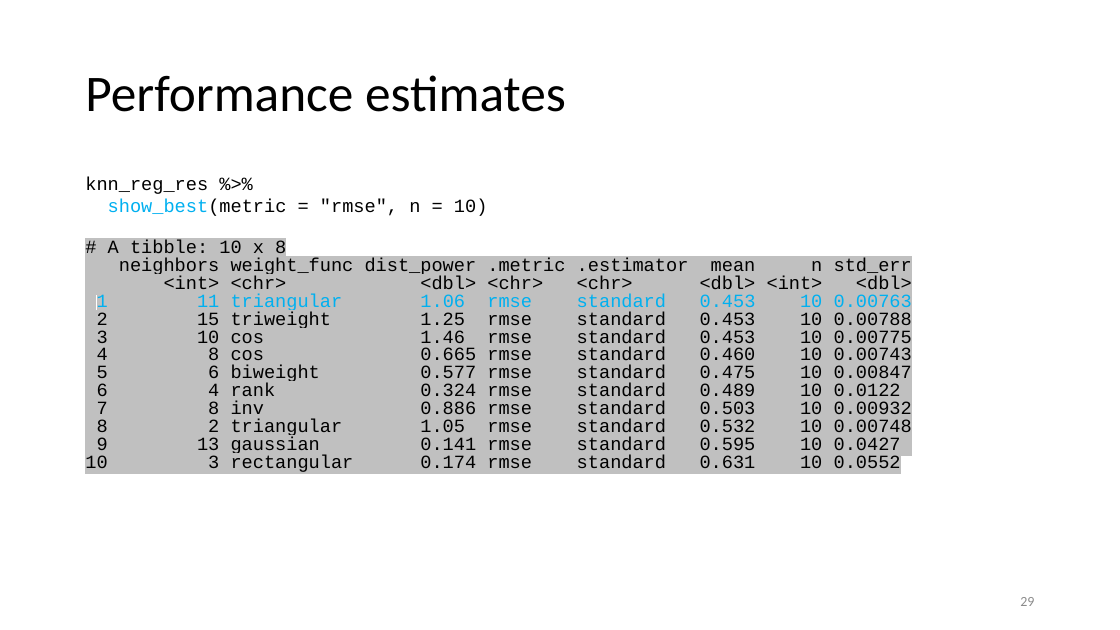
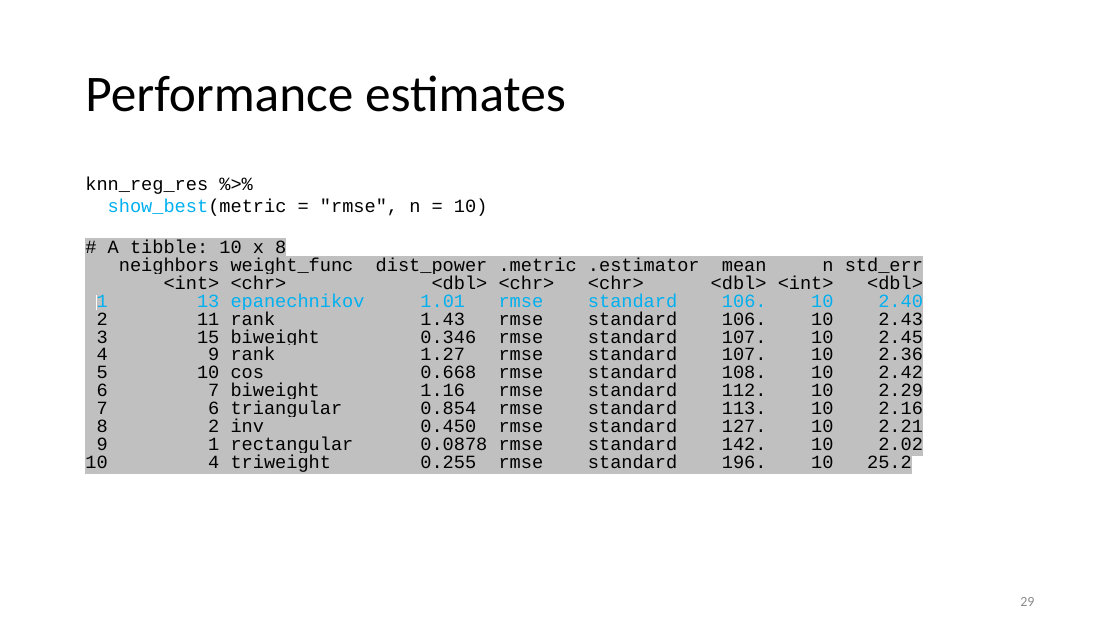
Before and after one commit to karlenaochoa/c4-ml-2020, a slide deck: slide 29 of slides/w6p1-knn/w6p1.pptx. Drawn at 1120x630 pixels with LibreOffice and Linux fonts; fonts in the diff are those of the drawing. Boxes give left, top, right and bottom in pixels: in the first picture for what was removed or moved away, otherwise in the second. Text is boxed around its words. In the diff, an @@ line names an element or a change of style, - is before the commit and + after.

```diff
--- a/slides/w6p1-knn/w6p1.pptx
+++ b/slides/w6p1-knn/w6p1.pptx
@@ text at [85, 294, 923, 472]: text changed @@
-1 11 triangular 1.06 rmse standard 0.453 10 0.00763
-2 15 triweight 1.25 rmse standard 0.453 10 0.00788
-3 10 cos 1.46 rmse standard 0.453 10 0.00775
-4 8 cos 0.665 rmse standard 0.460 10 0.00743
-5 6 biweight 0.577 rmse standard 0.475 10 0.00847
-6 4 rank 0.324 rmse standard 0.489 10 0.0122
-7 8 inv 0.886 rmse standard 0.503 10 0.00932
-8 2 triangular 1.05 rmse standard 0.532 10 0.00748
-9 13 gaussian 0.141 rmse standard 0.595 10 0.0427
-10 3 rectangular 0.174 rmse standard 0.631 10 0.0552
+1 13 epanechnikov 1.01 rmse standard 106. 10 2.40
+2 11 rank 1.43 rmse standard 106. 10 2.43
+3 15 biweight 0.346 rmse standard 107. 10 2.45
+4 9 rank 1.27 rmse standard 107. 10 2.36
+5 10 cos 0.668 rmse standard 108. 10 2.42
+6 7 biweight 1.16 rmse standard 112. 10 2.29
+7 6 triangular 0.854 rmse standard 113. 10 2.16
+8 2 inv 0.450 rmse standard 127. 10 2.21
+9 1 rectangular 0.0878 rmse standard 142. 10 2.02
+10 4 triweight 0.255 rmse standard 196. 10 25.2
```
Also in this commit, not shown: 19 other slides changed, 3 slides added, 1 other file.
